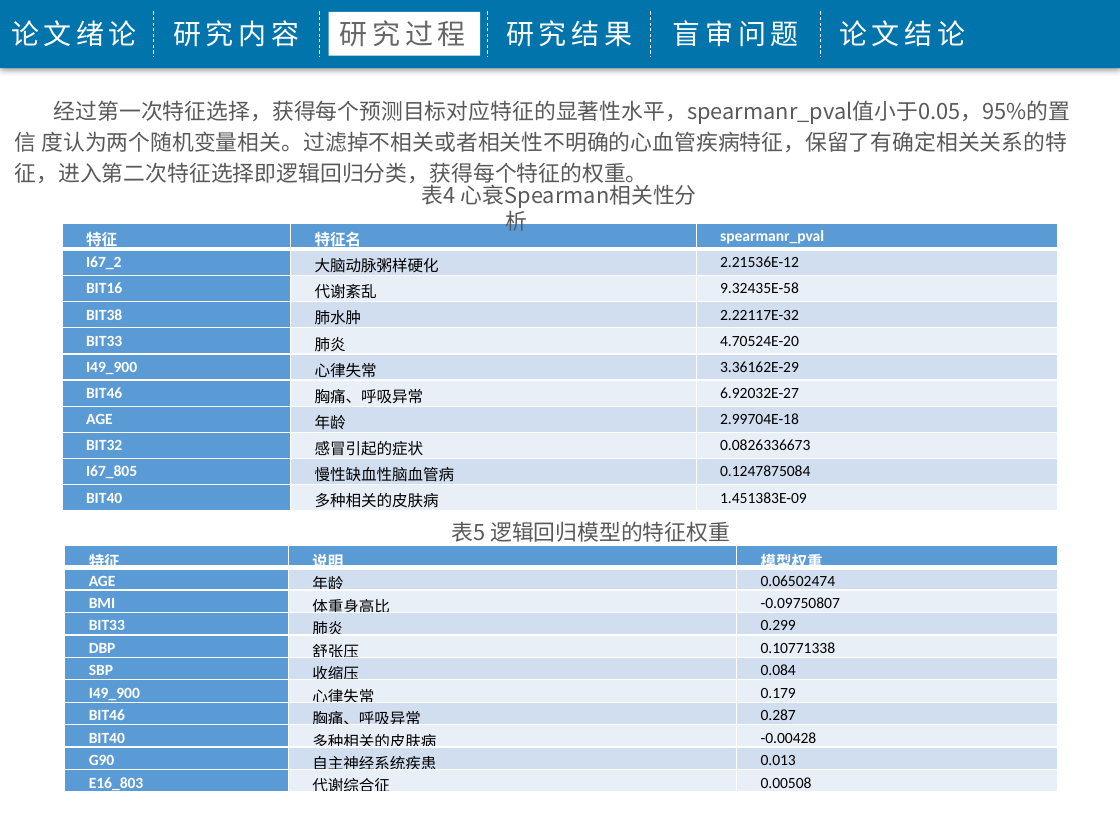
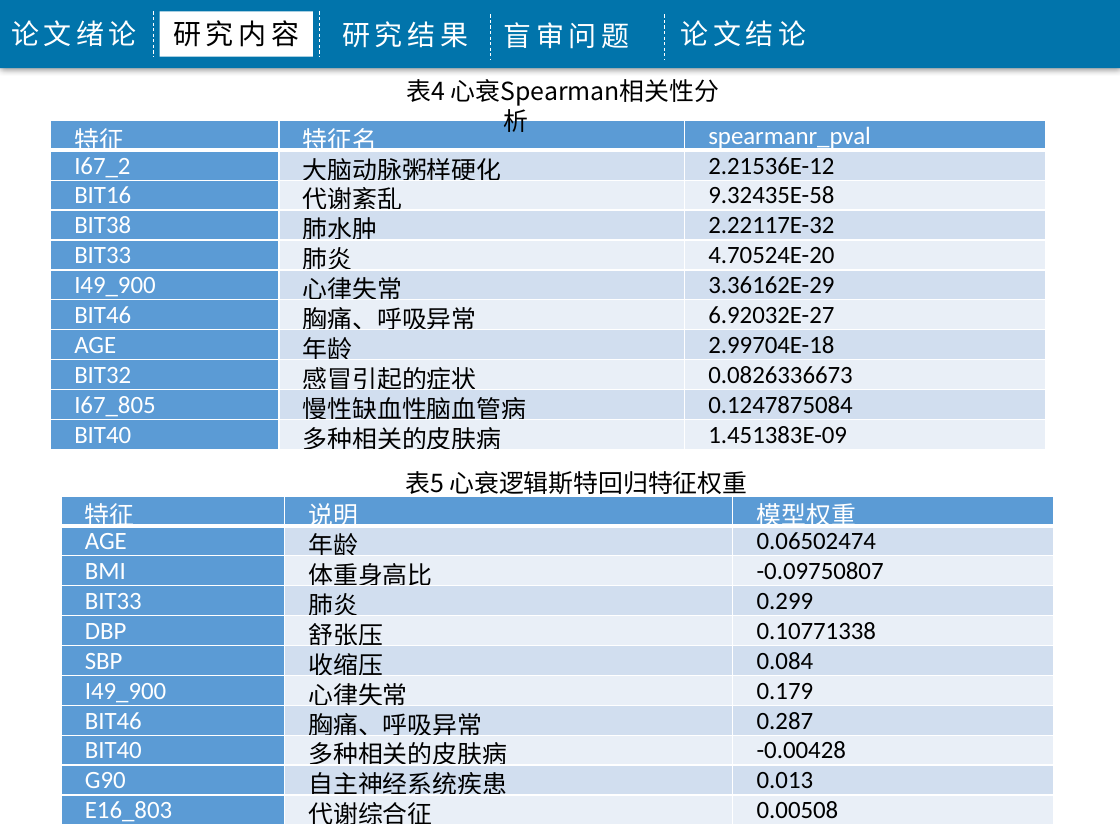
Before and after one commit to j1611328786/Big-Data, a slide deck: slide 14 of 程敬-3115316010-5085班毕业答辩.pptx (slide 12 before the commit). Drawn at 1120x840 pixels with LibreOffice and Linux fonts; fonts in the diff are those of the drawing; background and template pictures are left out. Boxes give left, top, right and bottom in pixels: in the first picture for what was removed or moved away, otherwise in the second. Text is boxed around its words. In the diff, an @@ line names an element or a change of style, - is before the commit and + after.

```diff
--- a/程敬-3115316010-5085班毕业答辩.pptx
+++ b/程敬-3115316010-5085班毕业答辩.pptx
@@ rectangle "研究内容": place and size @@
-rectangle "研究内容" at [173, 20, 299, 47]
+rectangle "研究内容" at [160, 11, 314, 56]
@@ rectangle "研究内容" at [160, 11, 314, 56]: text colour #FFFFFF to #000000; fill none to #FFFFFF @@
@@ rectangle removed at [328, 12, 479, 56] @@
@@ text "研究结果": place and size @@
-text "研究结果" at [506, 20, 632, 47]
+text "研究结果" at [342, 21, 468, 48]
@@ text removed at [340, 20, 466, 46] @@
-研究过程
@@ line removed from (487, 11) to (487, 56) @@
@@ line moved from (651, 11) - (651, 56) to (489, 15) - (489, 59) @@
@@ text "盲审问题": place and size @@
-text "盲审问题" at [673, 20, 799, 47]
+text "盲审问题" at [503, 22, 629, 49]
@@ line moved from (821, 11) - (821, 56) to (665, 15) - (665, 59) @@
@@ text "论文结论": place and size @@
-text "论文结论" at [839, 20, 965, 47]
+text "论文结论" at [681, 20, 807, 47]
@@ text "表4 心衰Spearman相关性分析": place and size @@
-text "表4 心衰Spearman相关性分析" at [422, 181, 697, 208]
+text "表4 心衰Spearman相关性分析" at [407, 79, 719, 106]
@@ text "表4 心衰Spearman相关性分析" at [407, 79, 719, 106]: size 14 to 16 pt, text colour #595959 to #000000 @@
@@ text removed at [15, 100, 1071, 188] @@
-经过第一次特征选择，获得每个预测目标对应特征的显著性水平，spearmanr_pval值小于0.05，95%的置信 度认为两个随机变量相关。过滤掉不相关或者相关性不明确的心血管疾病特征，保留了有确定相关关系的特征，进入第二次特征选择即逻辑回归分类，获得每个特征的权重。
@@ table at [50, 121, 1046, 453] @@
@@ size 10 to 16 pt @@
@@ bold off in "特征", "特征名", "spearmanr_pval", "I67_2" and 9 more places @@
@@ line spacing 1.2 to 1 @@
@@ table: place and size @@
-table at [62, 223, 1057, 512]
+table at [50, 121, 1046, 453]
@@ text "表5 心衰逻辑斯特回归特征权重" at [405, 471, 747, 499]: vertical alignment middle to top @@
@@ text at [405, 471, 747, 499]: text changed; size 14 to 16 pt; text colour #595959 to #000000 @@
-表5 逻辑回归模型的特征权重
+表5 心衰逻辑斯特回归特征权重
@@ table at [60, 496, 1053, 828] @@
@@ size 10 to 16 pt @@
@@ bold off in "特征", "说明", "模型权重", "AGE" and 9 more places @@
@@ line spacing 1.2 to 1 @@
@@ table: place and size @@
-table at [65, 545, 1057, 796]
+table at [60, 496, 1053, 828]
```
Also in this commit, not shown: 17 other slides changed, 7 slides added, 3 slides removed, 1 other file.
